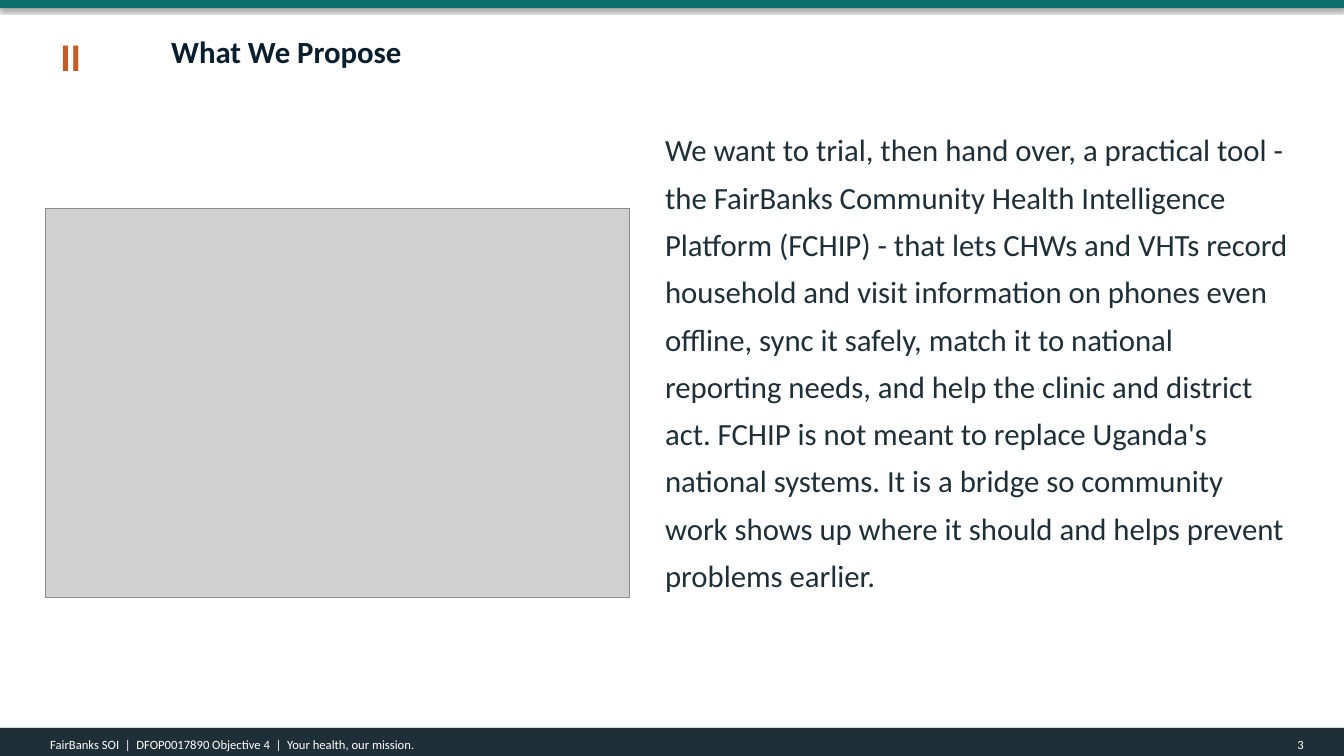
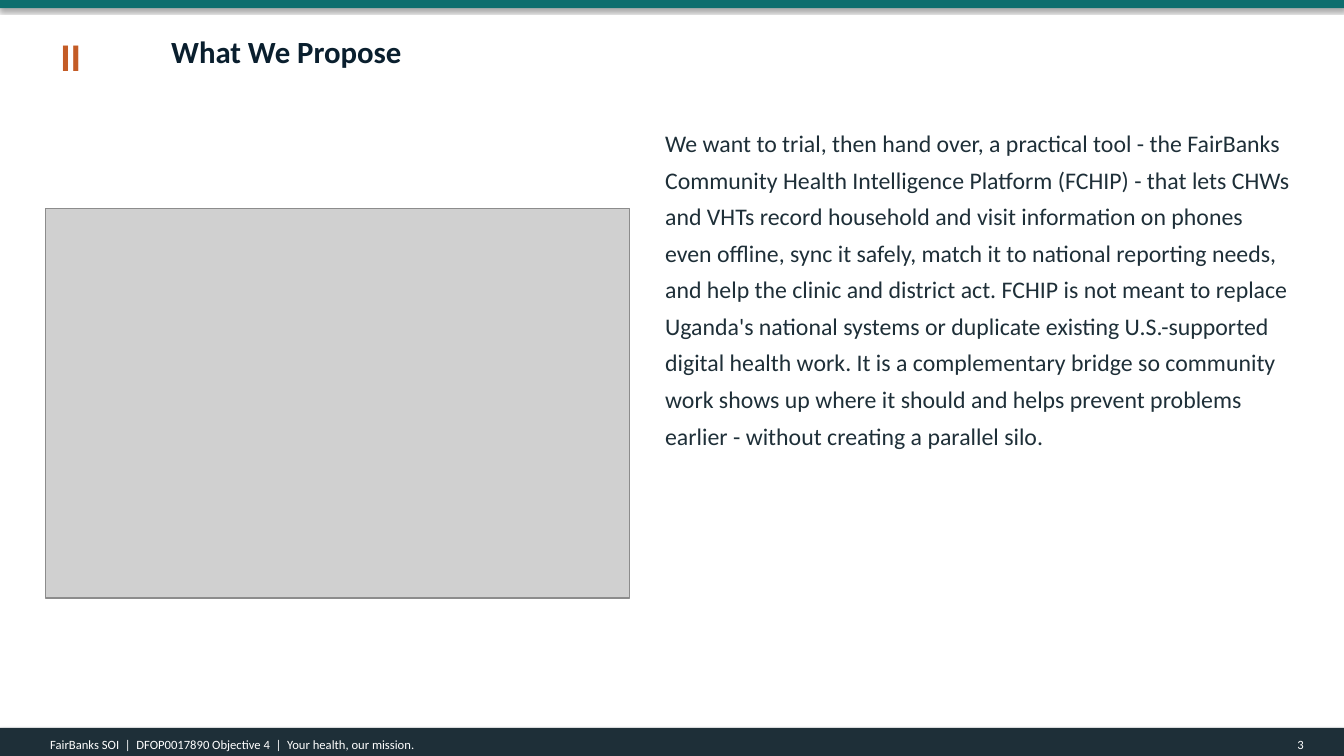
Before and after one commit to WASSWA2624/fairbanks, a slide deck: slide 3 of applications/dos-uganda/documents/dos-uganda_ppt.pptx. Drawn at 1344x756 pixels with LibreOffice and Linux fonts; fonts in the diff are those of the drawing; grey boxes stand for pictures. Boxes give left, top, right and bottom in pixels: in the first picture for what was removed or moved away, otherwise in the second. Text is boxed around its words. In the diff, an @@ line names an element or a change of style, - is before the commit and + after.

```diff
--- a/applications/dos-uganda/documents/dos-uganda_ppt.pptx
+++ b/applications/dos-uganda/documents/dos-uganda_ppt.pptx
@@ text at (665,135,1289,449): text changed; size 22 to 17 pt @@
-We want to trial, then hand over, a practical tool - the FairBanks Community Health Intelligence Platform (FCHIP) - that lets CHWs and VHTs record household and visit information on phones even offline, sync it safely, match it to national reporting needs, and help the clinic and district act. FCHIP is not meant to replace Uganda's national systems. It is a bridge so community work shows up where it should and helps prevent problems earlier.
+We want to trial, then hand over, a practical tool - the FairBanks Community Health Intelligence Platform (FCHIP) - that lets CHWs and VHTs record household and visit information on phones even offline, sync it safely, match it to national reporting needs, and help the clinic and district act. FCHIP is not meant to replace Uganda's national systems or duplicate existing U.S.-supported digital health work. It is a complementary bridge so community work shows up where it should and helps prevent problems earlier - without creating a parallel silo.
```
Also in this commit, not shown: 2 other slides changed, 4 other files.
